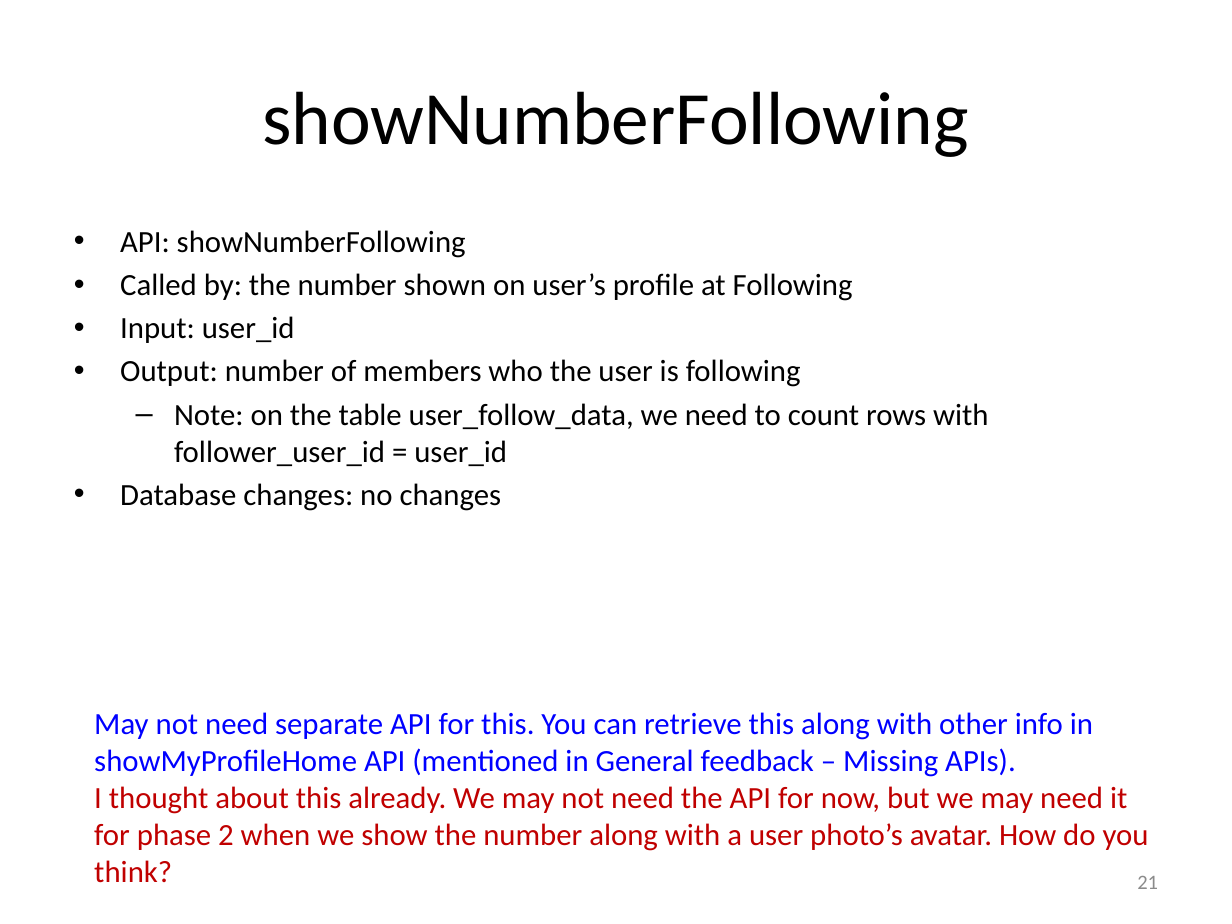
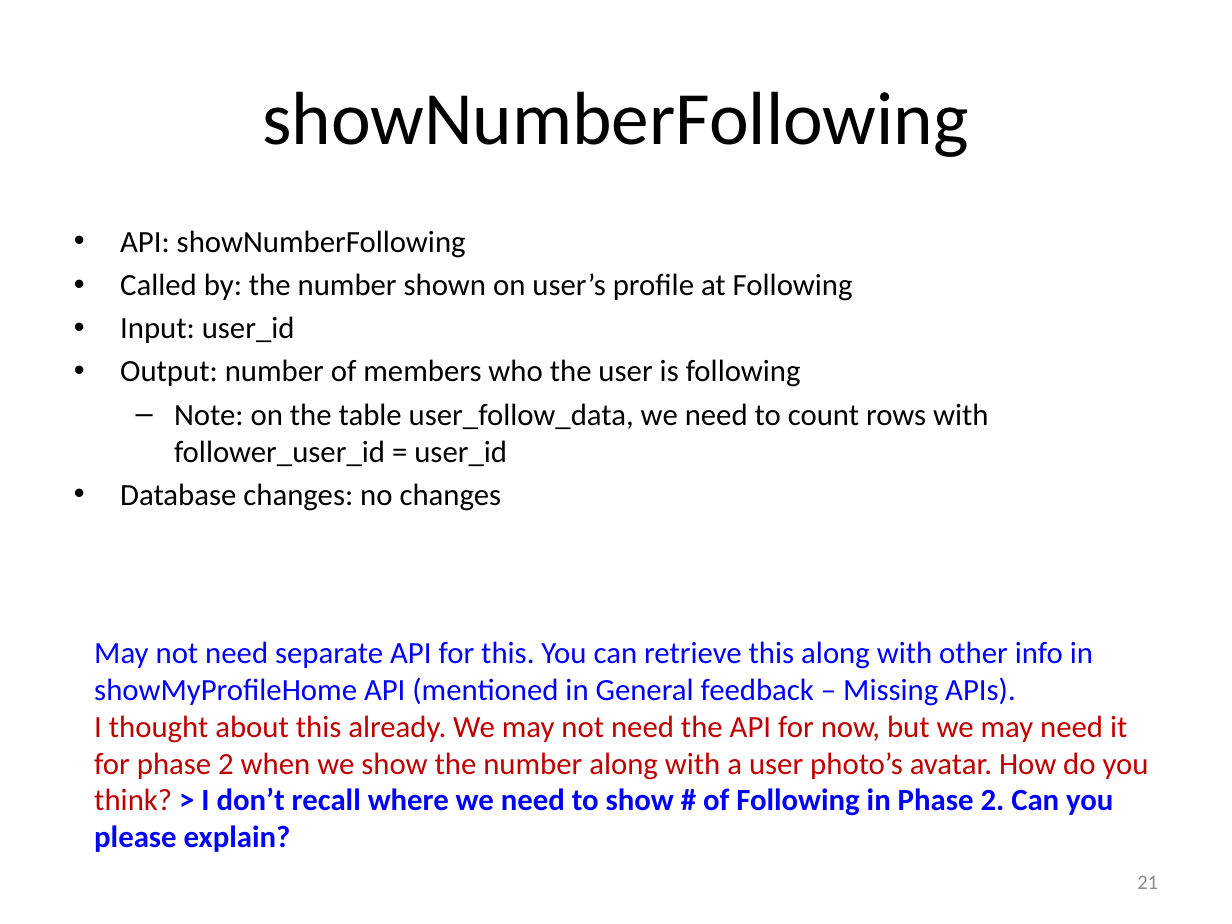
Before and after one commit to catalonia/mob, a slide deck: slide 21 of ws/WS Design Docs/API_Listing.pptx. Drawn at 1232x924 pixels with LibreOffice and Linux fonts; fonts in the diff are those of the drawing. Boxes give left, top, right and bottom in pixels: in the first picture for what was removed or moved away, otherwise in the second. Text is boxed around its words. In the diff, an @@ line names an element or a change of style, - is before the commit and + after.

```diff
--- a/ws/WS Design Docs/API_Listing.pptx
+++ b/ws/WS Design Docs/API_Listing.pptx
@@ text "May not need separate API ...": place and size @@
-text "May not need separate API ..." at (94, 712, 1149, 883)
+text "May not need separate API ..." at (94, 641, 1149, 852)
@@ text at (94, 715, 1149, 852): text changed @@
-I thought about this already. We may not need the API for now, but we may need it for phase 2 when we show the number along with a user photo’s avatar. How do you think?
+I thought about this already. We may not need the API for now, but we may need it for phase 2 when we show the number along with a user photo’s avatar. How do you think? > I don’t recall where we need to show # of Following in Phase 2. Can you please explain?
```
Also in this commit, not shown: 8 other slides changed.
